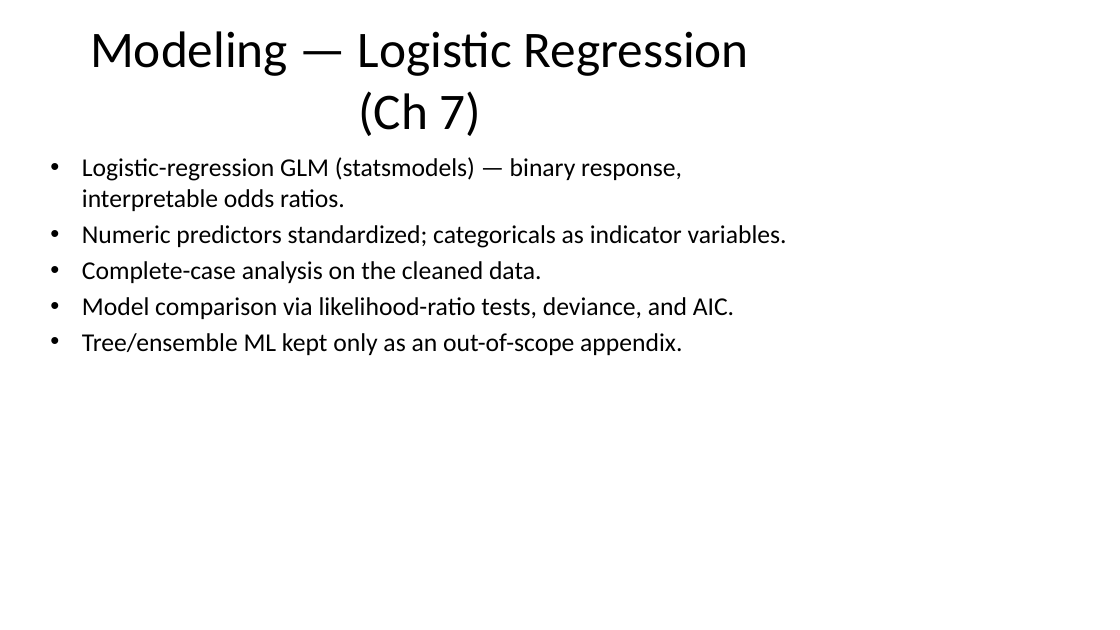
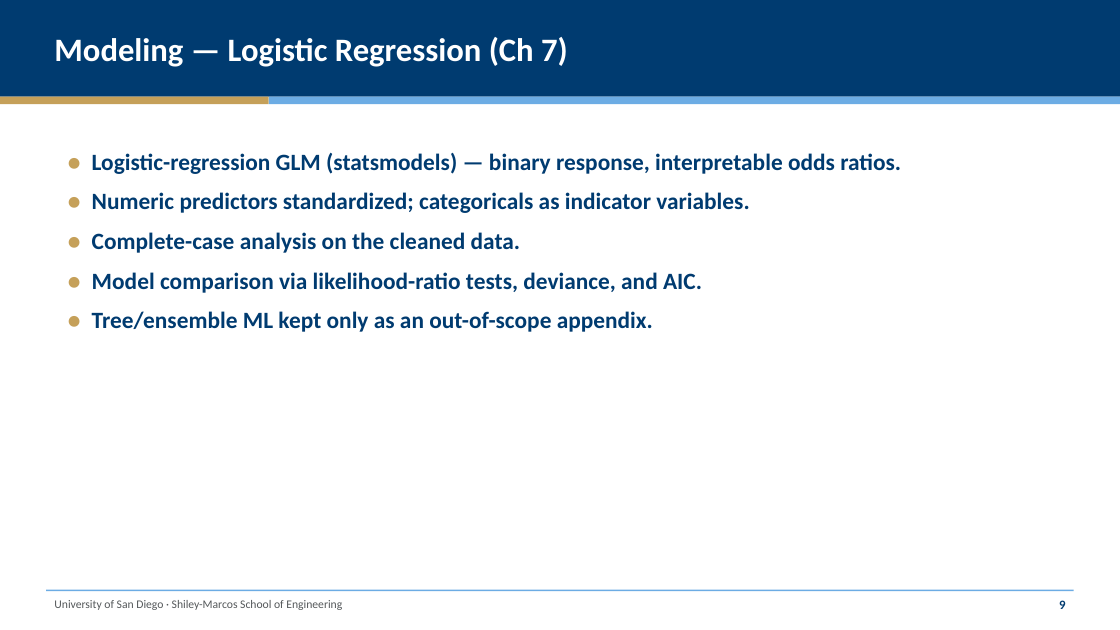
Before and after one commit to gunaphysics/AAI-500-Final-Project, a slide deck: slide 10 of reports/slides.pptx. Drawn at 1120x630 pixels with LibreOffice and Linux fonts; fonts in the diff are those of the drawing. Boxes give left, top, right and bottom in pixels: in the first picture for what was removed or moved away, otherwise in the second. Text is boxed around its words. In the diff, an @@ line names an element or a change of style, - is before the commit and + after.

```diff
--- a/reports/slides.pptx
+++ b/reports/slides.pptx
@@ rectangle added at bbox=[0, 0, 1120, 97], fill #003B70 @@
@@ text "Modeling — Logistic Regression (Ch ...": place and size @@
-text "Modeling — Logistic Regression (Ch ..." at bbox=[90, 31, 749, 136]
+text "Modeling — Logistic Regression (Ch ..." at bbox=[54, 37, 568, 67]
@@ text "Modeling — Logistic Regression (Ch ..." at bbox=[54, 37, 568, 67]: size 44 to 28 pt, text colour #000000 to #FFFFFF, bold on; alignment centre to left @@
@@ rectangle added at bbox=[0, 97, 269, 104], fill #C5A059 @@
@@ rectangle added at bbox=[269, 97, 1120, 104], fill #6CACE4 @@
@@ text at bbox=[92, 153, 901, 332]: text changed; size 22 to 20 pt; text colour #000000 to #003B70; bold on @@
-• Logistic-regression GLM (statsmodels) — binary response, interpretable odds ratios.
-• Numeric predictors standardized; categoricals as indicator variables.
-• Complete-case analysis on the cleaned data.
-• Model comparison via likelihood-ratio tests, deviance, and AIC.
-• Tree/ensemble ML kept only as an out-of-scope appendix.
+● Logistic-regression GLM (statsmodels) — binary response, interpretable odds ratios.
+● Numeric predictors standardized; categoricals as indicator variables.
+● Complete-case analysis on the cleaned data.
+● Model comparison via likelihood-ratio tests, deviance, and AIC.
+● Tree/ensemble ML kept only as an out-of-scope appendix.
@@ rectangle added at bbox=[46, 590, 1074, 592], fill #6CACE4 @@
@@ text added at bbox=[54, 600, 342, 610], 10 pt, text #54585A @@
+University of San Diego · Shiley-Marcos School of Engineering
@@ text added at bbox=[1059, 600, 1065, 609], 11 pt, text #003B70, bold @@
+9
```
Also in this commit, not shown: 13 other slides changed, 2 other files.
